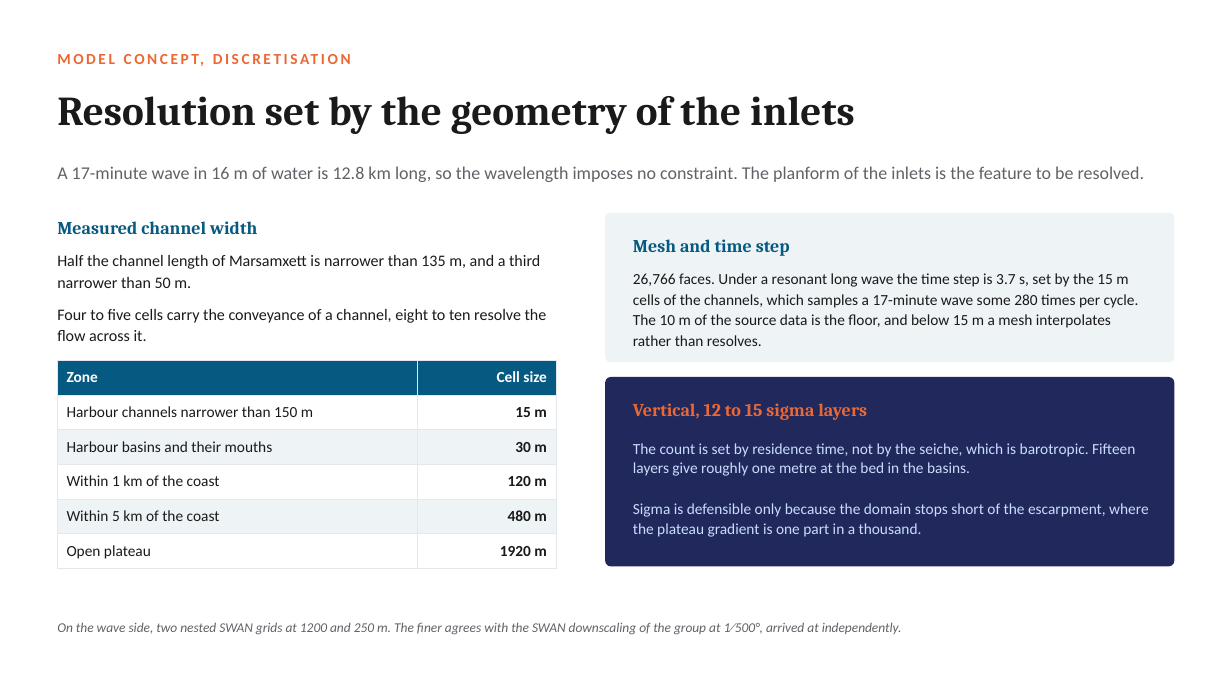
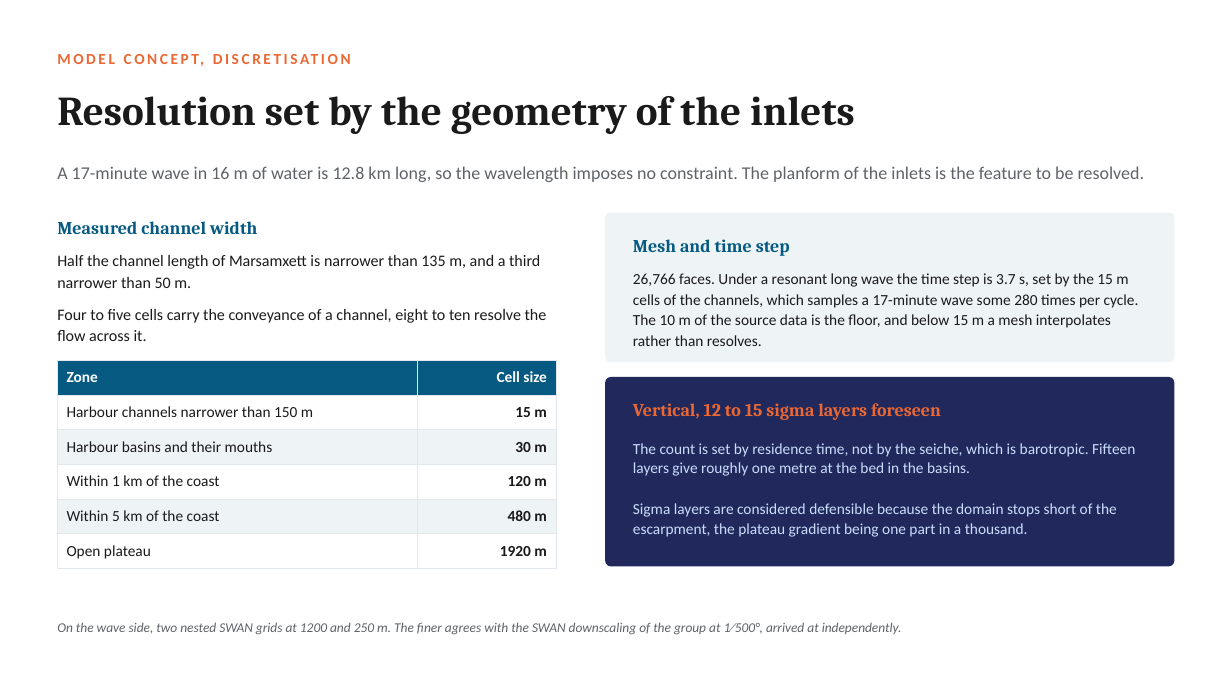
Before and after one commit to cicero-martins/MaltaDT, a slide deck: slide 10 of docs/valletta_model_concept_2026-10-08.pptx. Drawn at 1232x693 pixels with LibreOffice and Linux fonts; fonts in the diff are those of the drawing. Boxes give left, top, right and bottom in pixels: in the first picture for what was removed or moved away, otherwise in the second. Text is boxed around its words. In the diff, an @@ line names an element or a change of style, - is before the commit and + after.

Commit message:
docs(deck): state the results of the full deck as preliminary
The full deck presented one-dimensional estimates, a single-gauge
spectrum and an idealised boundary test as settled findings. The wording
now matches the short version: estimates as estimates, the domain and
the design as proposals, the readings of the Senglea spectrum as
provisional, and the boundary as a working configuration. The cover
edited in PowerPoint is carried over by copy_deck_cover.ps1.

```diff
--- a/docs/valletta_model_concept_2026-10-08.pptx
+++ b/docs/valletta_model_concept_2026-10-08.pptx
@@ text at (x1=633, y1=403, x2=941, y2=420): text changed @@
-Vertical, 12 to 15 sigma layers
+Vertical, 12 to 15 sigma layers foreseen
@@ text at (x1=633, y1=503, x2=1117, y2=537): text changed @@
-Sigma is defensible only because the domain stops short of the escarpment, where the plateau gradient is one part in a thousand.
+Sigma layers are considered defensible because the domain stops short of the escarpment, the plateau gradient being one part in a thousand.
```
Also in this commit, not shown: 14 other slides changed, 1 other file.
